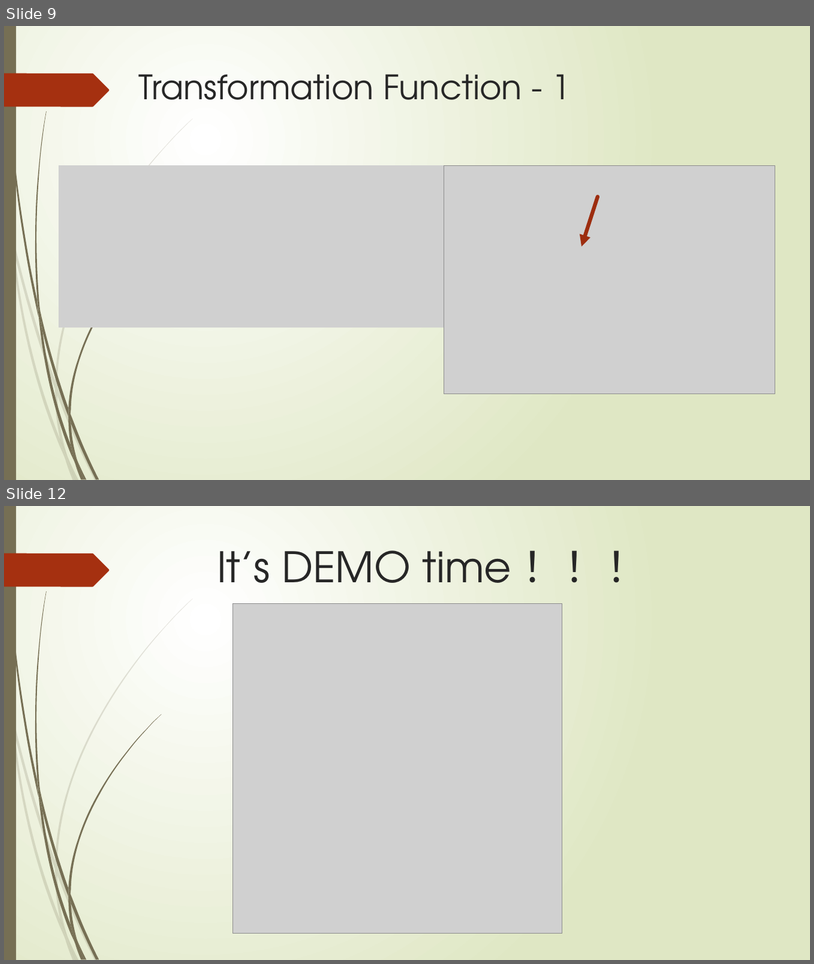
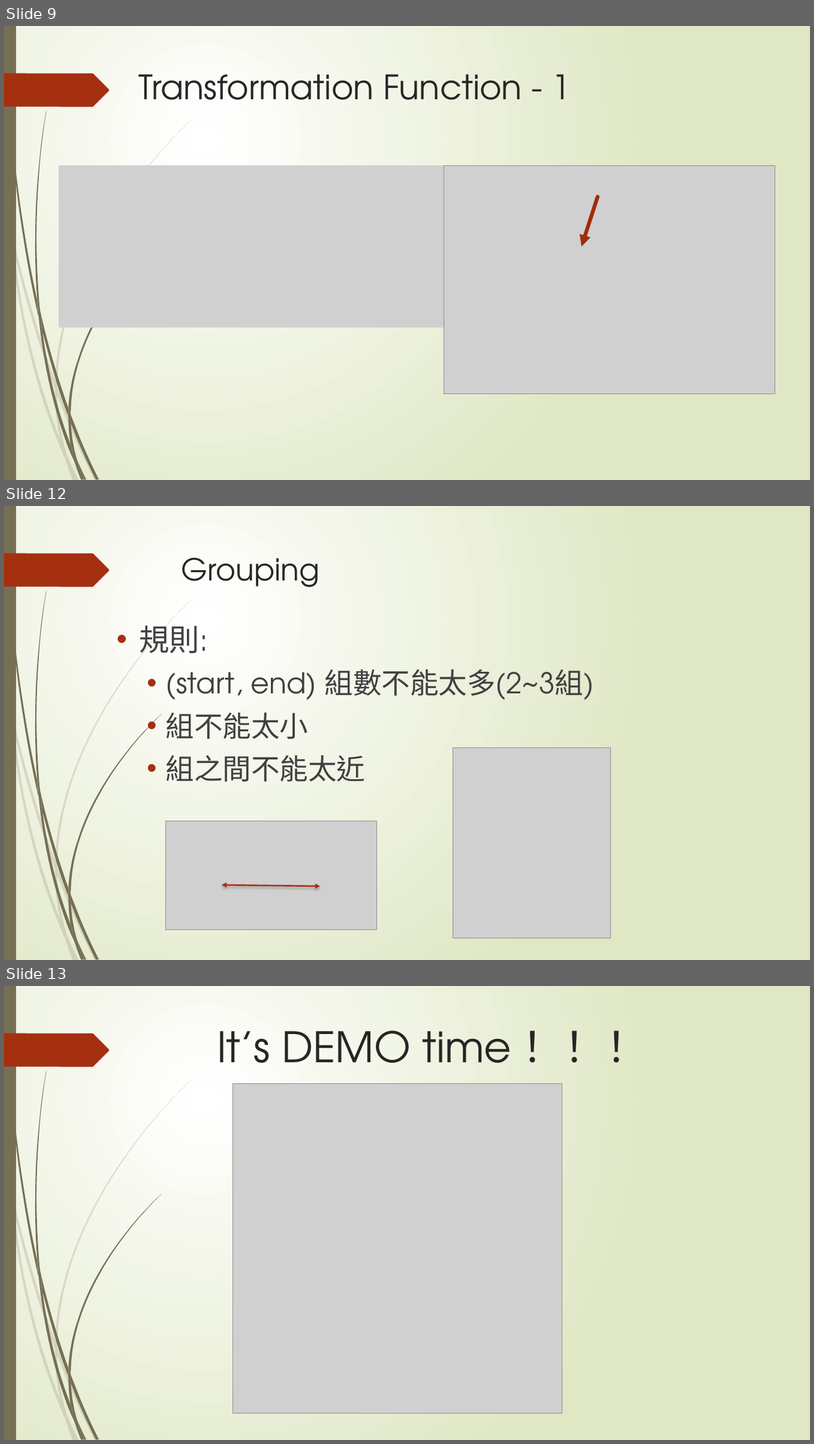
Before and after one commit to tedio85/Image-Processing-Final, a slide deck: DIP – Final Project.pptx. Shown one above the other, each under a label of ours: slides 9 and 12 before the commit, slides 9, 12 and 13 after it; the slides between them are not shown. The pictures are 814x964 and 814x1444 pixels, drawn with LibreOffice and Linux fonts; fonts in the diff are those of the drawing; grey boxes stand for pictures. Boxes give left, top, right and bottom in pixels: in the first picture for what was removed or moved away, otherwise in the second. Text is boxed around its words. In the diff, an @@ line names an element or a change of style, - is before the commit and + after.

```diff
--- a/DIP – Final Project.pptx
+++ b/DIP – Final Project.pptx
@@ slide 12 added at (4,506,810,960), background gradient #FFFFFF to #DFE8C4; not listed: 24 template elements that a slide beside it also shows @@
@@ title added at (182,558,320,587), 36 pt, text #262626 @@
+Grouping
@@ text added at (139,625,594,781), 34 pt, text #404040 @@
+• 規則:
+  • (start, end) 組數不能太多(2~3組)
+  • 組不能太小
+  • 組之間不能太近
@@ picture added at (453,748,611,938) @@
@@ picture added at (165,821,377,930) @@
@@ double arrow added from (222, 885) to (320, 886), #A53010 1.75 pt @@
@@ what was slide 12 is now slide 13 @@
```
Also in this commit, not shown: 1 slide changed, 1 other slide added, 1 slide removed, 4 other files.
